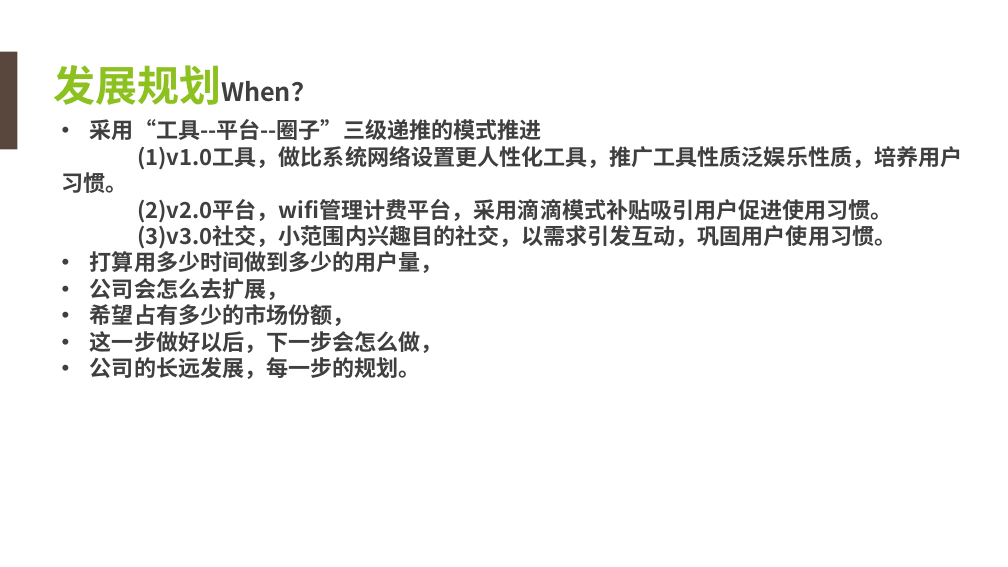
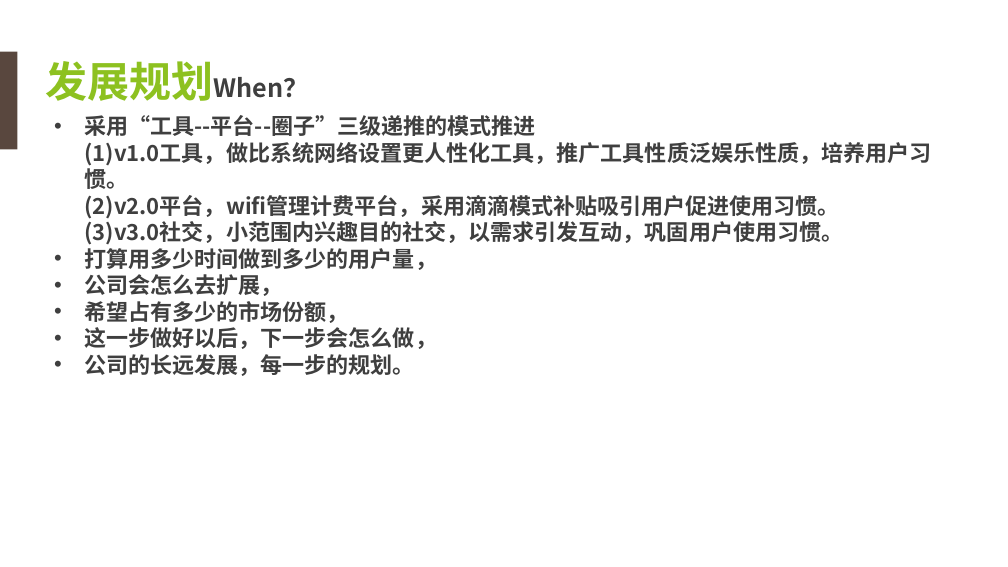
Before and after one commit to chenhening/wifiworld, a slide deck: slide 10 of doc/anynet_bp.ppt. Drawn at 1008x567 pixels with LibreOffice and Linux fonts; fonts in the diff are those of the drawing; background and template pictures are left out. Boxes give left, top, right and bottom in pixels: in the first picture for what was removed or moved away, otherwise in the second. Text is boxed around its words. In the diff, an @@ line names an element or a change of style, - is before the commit and + after.

```diff
--- a/doc/anynet_bp.ppt
+++ b/doc/anynet_bp.ppt
@@ text "发展规划When？": place and size @@
-text "发展规划When？" at (53, 65, 316, 105)
+text "发展规划When？" at (46, 61, 309, 101)
@@ text "采用“工具--平台--圈子”三级递推的模式推进" at (84, 115, 931, 376): indent changed @@
```
Also in this commit, not shown: 14 other slides changed.
